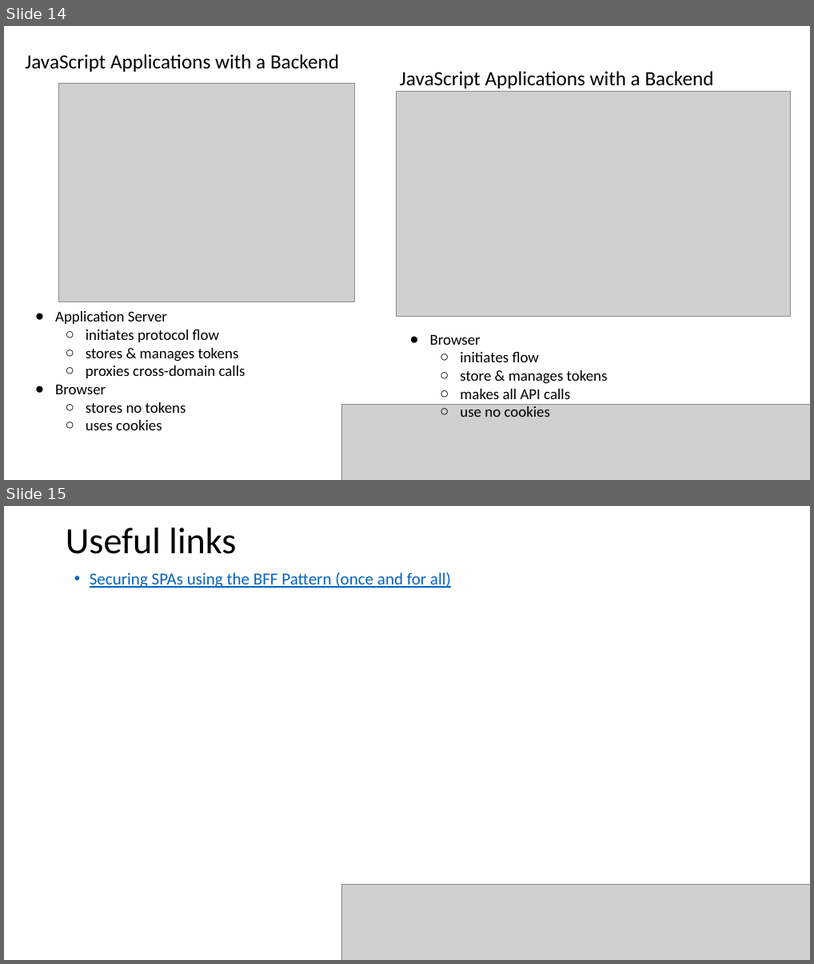
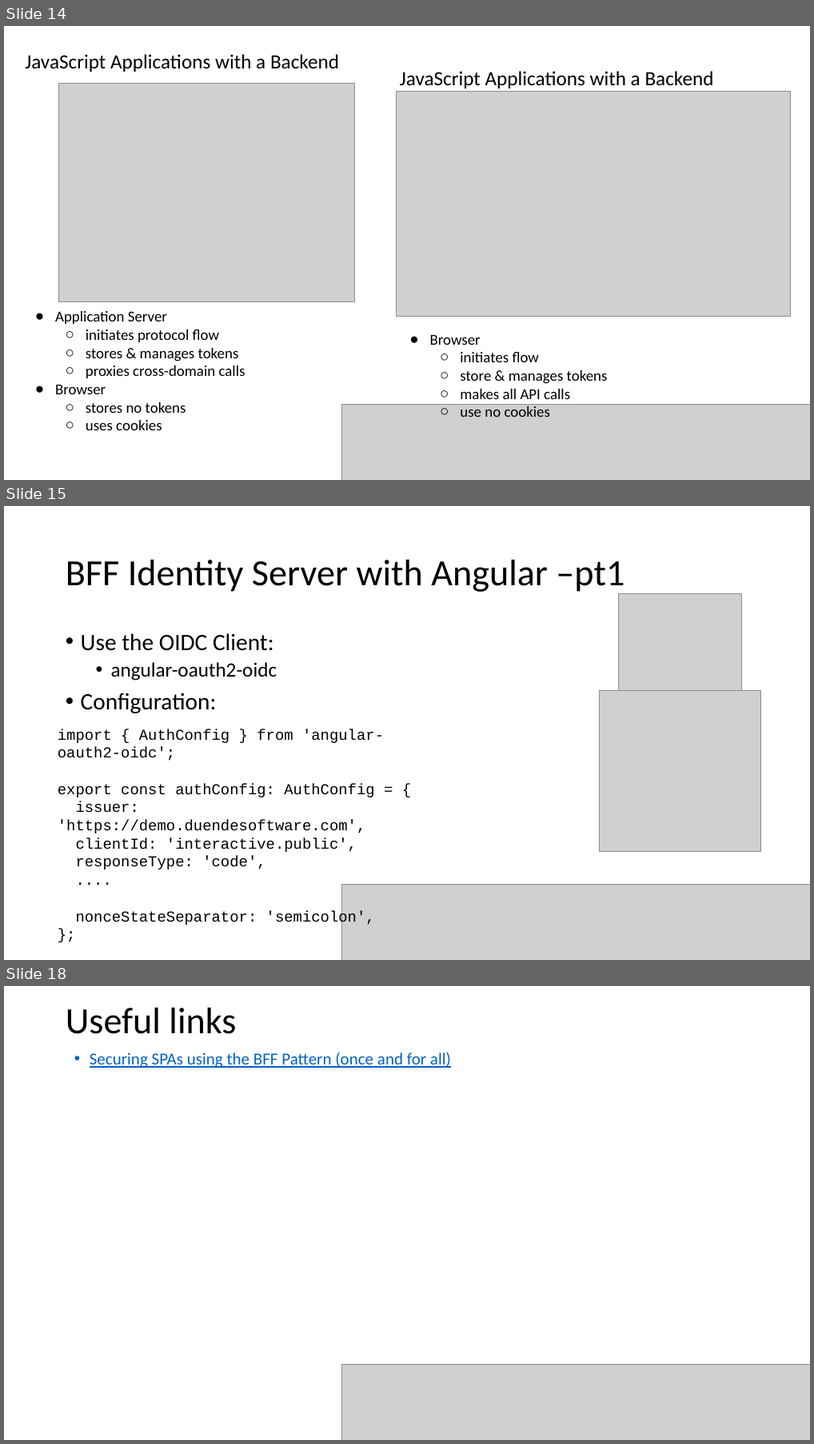
Before and after one commit to ThessalonikiNet-MeetUp/Presentations, a slide deck: MeetUP 31-03-2023 BFF and Security/How BFF pattern can be used to improve security in SPAs - 31-03-2023.pptx. Shown one above the other, each under a label of ours: slides 14 and 15 before the commit, slides 14, 15 and 18 after it; the slides between them are not shown. The pictures are 814x964 and 814x1444 pixels, drawn with LibreOffice and Linux fonts; fonts in the diff are those of the drawing; grey boxes stand for pictures. Boxes give left, top, right and bottom in pixels: in the first picture for what was removed or moved away, otherwise in the second. Text is boxed around its words. In the diff, an @@ line names an element or a change of style, - is before the commit and + after.

Commit message:
Added Angular Client Samples
Added 3 slides with an angular walkthrought

```diff
--- a/MeetUP 31-03-2023 BFF and Security/How BFF pattern can be used to improve security in SPAs - 31-03-2023.pptx
+++ b/MeetUP 31-03-2023 BFF and Security/How BFF pattern can be used to improve security in SPAs - 31-03-2023.pptx
@@ slide 15 added at <box>4,506,810,960</box>, background #FFFFFF @@
@@ title added at <box>66,560,625,595</box>, 44 pt, text #000000 @@
+BFF Identity Server with Angular –pt1
@@ picture added at <box>618,594,742,717</box> @@
@@ text added at <box>81,633,278,713</box>, 28 pt, text #000000 @@
+• Use the OIDC Client:
+  • angular-oauth2-oidc
+• Configuration:
@@ picture added at <box>600,690,762,852</box> @@
@@ text added at <box>58,728,384,925</box>, 18 pt, text #000000 @@
+import { AuthConfig } from 'angular-oauth2-oidc';
+export const authConfig: AuthConfig = {
+issuer: 'https://demo.duendesoftware.com',
+clientId: 'interactive.public',
+responseType: 'code',
+....
+nonceStateSeparator: 'semicolon',
+};
@@ picture added at <box>342,884,810,960</box> @@
@@ what was slide 15 is now slide 18 @@
```
Also in this commit, not shown: 2 other slides added.
